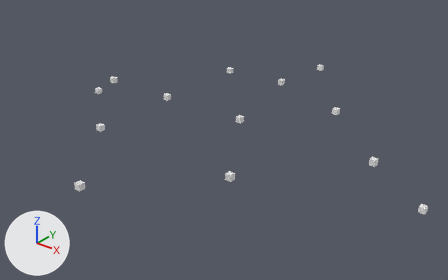
What one commit did to the OBJ model Assets/LevelData/Room2LevelData.obj.
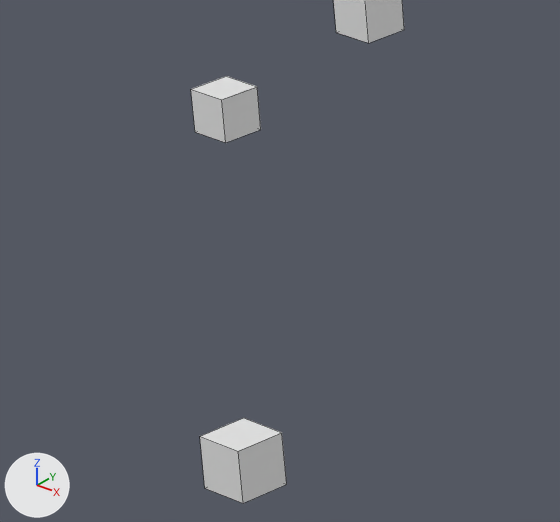
The first picture shows the older version from a 50 mm camera at (194.2, -150.8, 95.9) aimed at (71.9, 2.0, 1.2). The close-ups show both versions on the part from 17% to 30% of the width and 28% to 48% of the height of that picture; other places that the commit changed are outside them. The lights are fixed; the arrows at lower left show +X, +Y and +Z. The close-ups show mesh edges as thin lines. Where no turn or scale is listed for an object, it has been applied to the vertices.

The older version as bpy lines, for what is in view:
```python
me_light_015_cube_059 = bpy.data.meshes.new('Light.015_Cube.059')
me_light_015_cube_059.from_pydata(...)  # a box spanning x 44.02..46.02, y -30.86..-28.86, z 8.7..10.7
me_light_cube_043 = bpy.data.meshes.new('Light_Cube.043')
me_light_cube_043.from_pydata(...)  # a box spanning x 13.48..15.48, y 2.76..4.76, z 8.7..10.7
me_respawn_cube_065 = bpy.data.meshes.new('Respawn_Cube.065')
me_respawn_cube_065.from_pydata(...)  # a box spanning x 3.38..5.38, y 2.96..4.96, z 1.67..3.67
ob_light_015_cube_059 = bpy.data.objects.new('Light.015_Cube.059', me_light_015_cube_059)
ob_light_015_cube_059.location = (0.0, 0.0, 0.0)
ob_light_cube_043 = bpy.data.objects.new('Light_Cube.043', me_light_cube_043)
ob_light_cube_043.location = (0.0, 0.0, 0.0)
ob_respawn_cube_065 = bpy.data.objects.new('Respawn_Cube.065', me_respawn_cube_065)
ob_respawn_cube_065.location = (0.0, 0.0, 0.0)
```
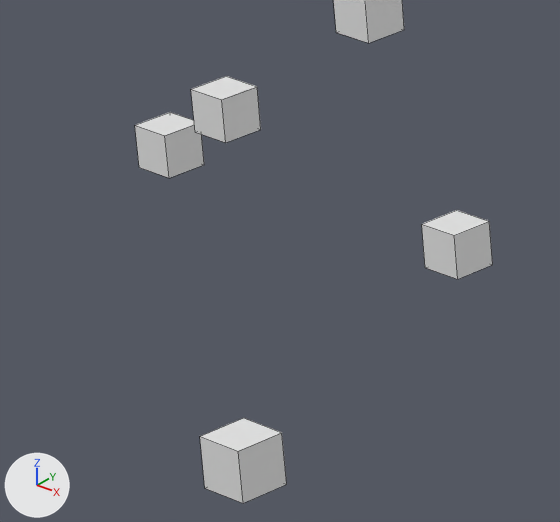
What the commit changed:
Mesh me_door_cube_060 is new.
It is a box spanning x -0.68..1.32, y 2.96..4.96, z -1.0..1.0.
Mesh me_chest_cube_042 is new.
It is a box spanning x 17.61..19.61, y 3.01..5.01, z -1.0..1.0.
Object 'Door_Cube.060' (ob_door_cube_060) is new; it shows me_door_cube_060.
Its location is (0.0, 0.0, 0.0).
Object 'Chest_Cube.042' (ob_chest_cube_042) is new; it shows me_chest_cube_042.
Its location is (0.0, 0.0, 0.0).

Boxes [x1, y1, x2, y2] around the edits, measured in the close-ups (560 x 522 px):
'Chest_Cube.042', added: after [422, 210, 493, 279]
'Door_Cube.060', added: after [135, 112, 204, 178]
